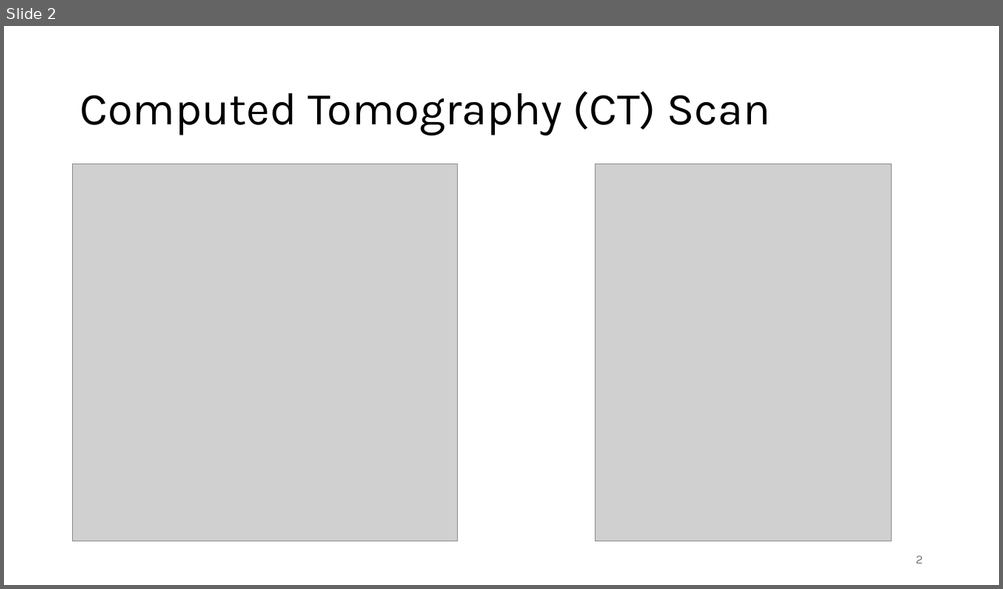
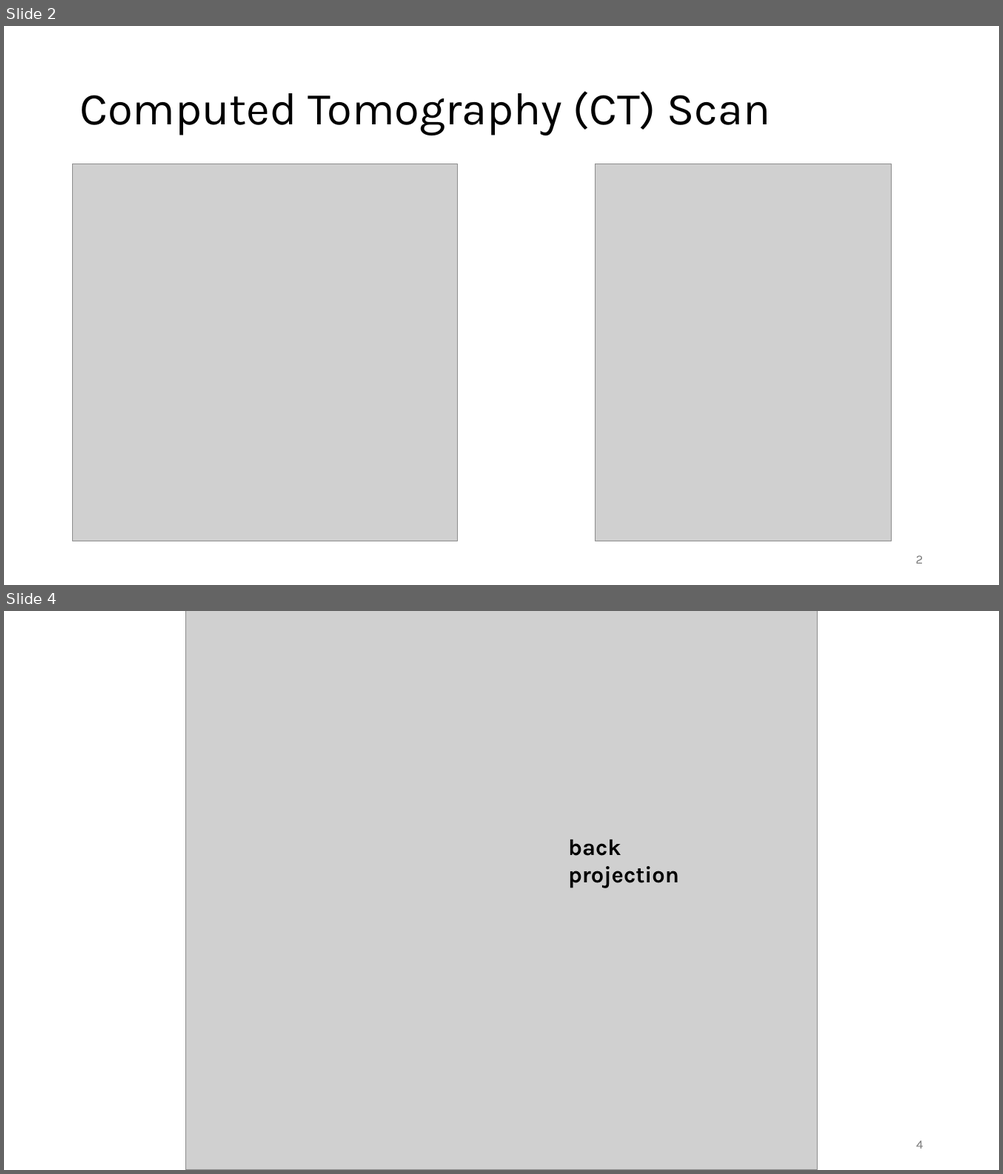
Before and after one commit to FelixWick/DL_images, a slide deck: slides/CT.pptx. Shown one above the other, each under a label of ours: slide 2 before the commit, slides 2 and 4 after it; the slides between them are not shown. The pictures are 1003x589 and 1003x1174 pixels, drawn with LibreOffice and Linux fonts; fonts in the diff are those of the drawing; grey boxes stand for pictures. Boxes give left, top, right and bottom in pixels: in the first picture for what was removed or moved away, otherwise in the second. Text is boxed around its words. In the diff, an @@ line names an element or a change of style, - is before the commit and + after.

```diff
--- a/slides/CT.pptx
+++ b/slides/CT.pptx
@@ slide 4 added at <box>4,611,999,1170</box>, background #FFFFFF @@
@@ picture added at <box>186,611,817,1170</box> @@
@@ text added at <box>568,840,679,889</box>, 22 pt, text #000000, bold @@
+back projection
@@ page number added at <box>916,1141,922,1149</box>, 12 pt, text #797979 @@
+4
```
Also in this commit, not shown: 5 slides changed, 7 other slides added, 1 slide removed.
